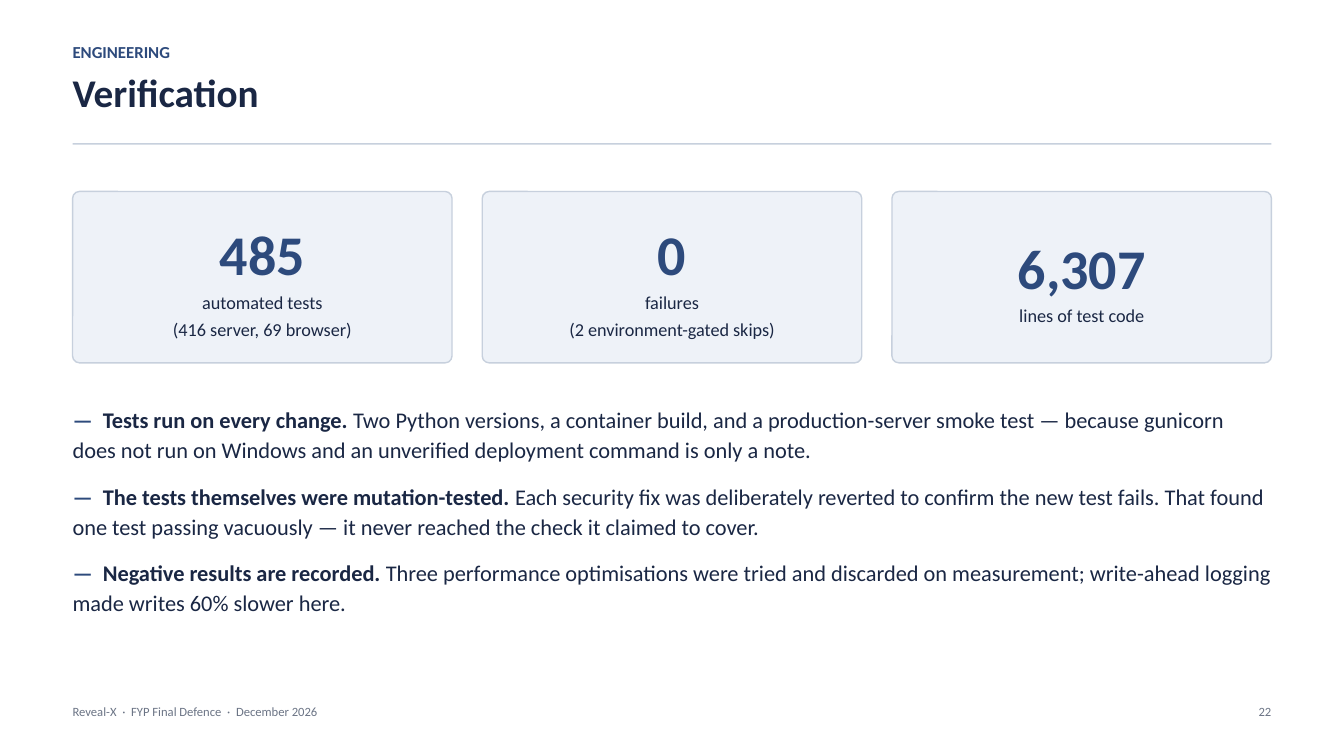
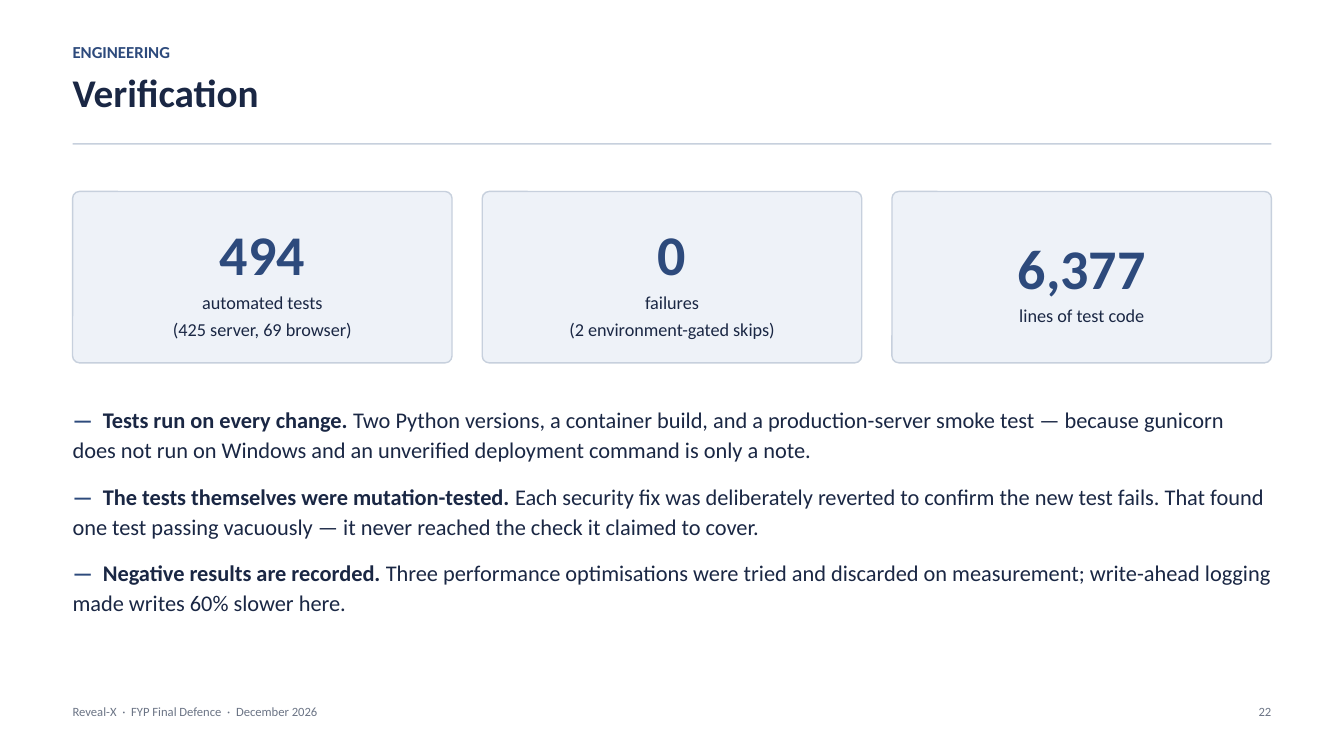
Before and after one commit to 1337PAIN/Reveal-X-chat, a slide deck: slide 22 of Reveal-X_FYP_Presentation.pptx. Drawn at 1344x756 pixels with LibreOffice and Linux fonts; fonts in the diff are those of the drawing. Boxes give left, top, right and bottom in pixels: in the first picture for what was removed or moved away, otherwise in the second. Text is boxed around its words. In the diff, an @@ line names an element or a change of style, - is before the commit and + after.

```diff
--- a/Reveal-X_FYP_Presentation.pptx
+++ b/Reveal-X_FYP_Presentation.pptx
@@ text in rounded rectangle at (x1=173, y1=238, x2=352, y2=339): text changed @@
-485
-automated tests
-(416 server, 69 browser)
+494
+automated tests
+(425 server, 69 browser)
@@ text in rounded rectangle at (x1=1018, y1=250, x2=1146, y2=297): text changed @@
-6,307
+6,377
```
Also in this commit, not shown: 1 other slide changed, 10 other files.
